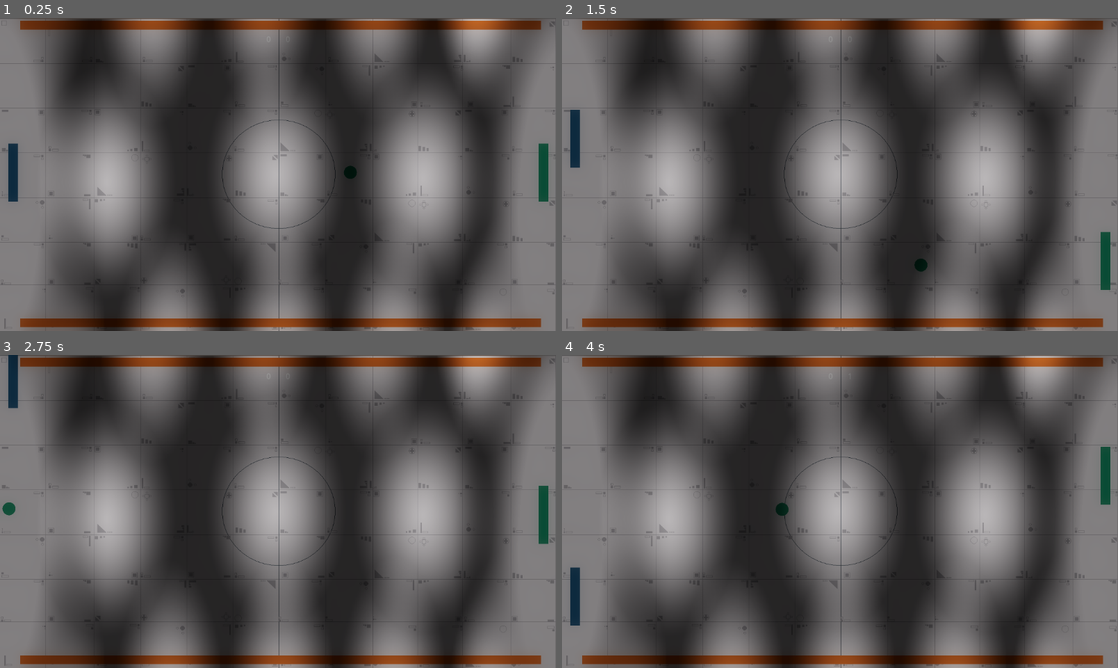
Above: before the commit, frames 1-4 (two rows, left to right).
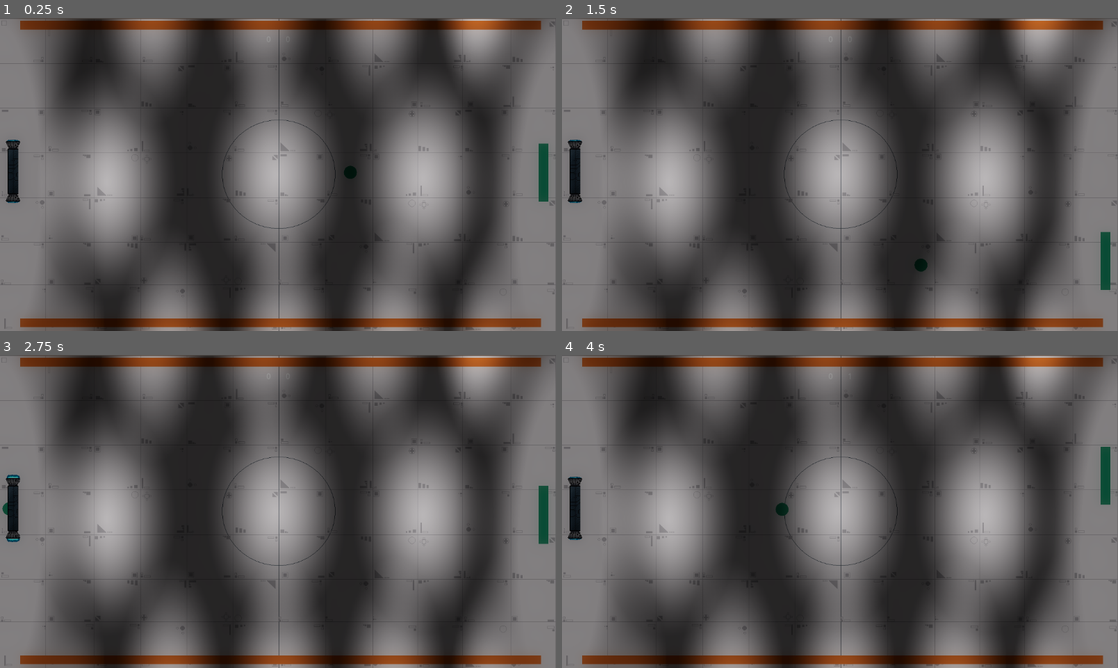
Above: after the commit, the same moments.

Repository: PestoxGames/pong_clone
Game: Godot game, scene res://Scenes/Level/main.tscn
Same seed, same stepped clock (60 frames per second), same inputs: the game is played once before the commit and once after it.
Inputs:
- Up to frame 1 (0.25 s): no input
- Up to frame 2 (1.5 s): hold W (up) 0.53-1.28 s; hold S (down) from 1.28 s (still down)
- Up to frame 3 (2.75 s): release S (down) at 2.03 s; hold W (up) from 2.03 s (still down)
- Up to frame 4 (4 s): release W (up) at 3.53 s; hold S (down) from 3.53 s (still down)

The runs differ from the first frame. In frame 1, 0.4% of the frame differs, in the area x 1-4%, y 38-60%; in frame 2, 0.6%; in frame 3, 0.7%, in the area x 1-4%, y 0-60%; in frame 4, 0.7%.
Error after the commit: Parse Error: Expected indented block after "if" block. (res://Scenes/Paddle/paddle.gd:24)

Commit message:
Add animated sprite to Paddle scene

Diff:
--- a/Scenes/Paddle/paddle.gd
+++ b/Scenes/Paddle/paddle.gd
@@ -1,9 +1,12 @@
 extends CharacterBody2D
+
+@onready var animated_sprite_2d = $AnimatedSprite2D
 
 @export var speed = 1000
 
 var sprite_comp = 20
 var screen_size
+
 
 func _ready():
 	screen_size = get_viewport_rect().size
@@ -18,8 +21,14 @@
 	if Input.is_action_pressed("down"):
 		velocity.y += 1
 
+	if velocity.y > 0:
+	animated_sprite_2d.play("move_down")
+	if velocity.y < 0:
+	animated_sprite_2d.play("move_up")
+	if velocity.y == 0:
+	animated_sprite_2d.play("idle")
+
 	if velocity.length() > 0:
-		print(screen_size)
 		var _clamp_max = Vector2(screen_size.x, screen_size.y - 50)
 		velocity = velocity * speed
 		position += velocity * delta
--- a/Scenes/Paddle/paddle.tscn
+++ b/Scenes/Paddle/paddle.tscn
@@ -1,16 +1,116 @@
-[gd_scene load_steps=4 format=3 uid="uid://bt5kob35y02n"]
+[gd_scene load_steps=16 format=3 uid="uid://bt5kob35y02n"]
 
-[ext_resource type="Texture2D" uid="uid://bp3j1wiwetlqm" path="res://Assets/Paddle.png" id="1_e63yf"]
 [ext_resource type="Script" path="res://Scenes/Paddle/paddle.gd" id="1_mr7qi"]
+[ext_resource type="Texture2D" uid="uid://buh4q61lyi732" path="res://Assets/paddle_wip.png" id="2_6e3fy"]
 
-[sub_resource type="RectangleShape2D" id="RectangleShape2D_wg6u5"]
-size = Vector2(20, 120)
+[sub_resource type="AtlasTexture" id="AtlasTexture_c281j"]
+atlas = ExtResource("2_6e3fy")
+region = Rect2(0, 0, 47, 225)
+
+[sub_resource type="AtlasTexture" id="AtlasTexture_eqarn"]
+atlas = ExtResource("2_6e3fy")
+region = Rect2(47, 0, 47, 225)
+
+[sub_resource type="AtlasTexture" id="AtlasTexture_oeiu7"]
+atlas = ExtResource("2_6e3fy")
+region = Rect2(0, 450, 47, 225)
+
+[sub_resource type="AtlasTexture" id="AtlasTexture_b1r8a"]
+atlas = ExtResource("2_6e3fy")
+region = Rect2(47, 450, 47, 225)
+
+[sub_resource type="AtlasTexture" id="AtlasTexture_bte1c"]
+atlas = ExtResource("2_6e3fy")
+region = Rect2(94, 450, 47, 225)
+
+[sub_resource type="AtlasTexture" id="AtlasTexture_likh6"]
+atlas = ExtResource("2_6e3fy")
+region = Rect2(141, 450, 47, 225)
+
+[sub_resource type="AtlasTexture" id="AtlasTexture_26hdu"]
+atlas = ExtResource("2_6e3fy")
+region = Rect2(188, 450, 47, 225)
+
+[sub_resource type="AtlasTexture" id="AtlasTexture_0cot4"]
+atlas = ExtResource("2_6e3fy")
+region = Rect2(0, 225, 47, 225)
+
+[sub_resource type="AtlasTexture" id="AtlasTexture_5rvni"]
+atlas = ExtResource("2_6e3fy")
+region = Rect2(47, 225, 47, 225)
+
+[sub_resource type="AtlasTexture" id="AtlasTexture_bkndw"]
+atlas = ExtResource("2_6e3fy")
+region = Rect2(94, 225, 47, 225)
+
+[sub_resource type="AtlasTexture" id="AtlasTexture_grqe8"]
+atlas = ExtResource("2_6e3fy")
+region = Rect2(141, 225, 47, 225)
+
+[sub_resource type="AtlasTexture" id="AtlasTexture_mq4lw"]
+atlas = ExtResource("2_6e3fy")
+region = Rect2(188, 225, 47, 225)
+
+[sub_resource type="SpriteFrames" id="SpriteFrames_er2on"]
+animations = [{
+"frames": [{
+"duration": 1.0,
+"texture": SubResource("AtlasTexture_c281j")
+}, {
+"duration": 1.0,
+"texture": SubResource("AtlasTexture_eqarn")
+}],
+"loop": true,
+"name": &"idle",
+"speed": 7.0
+}, {
+"frames": [{
+"duration": 1.0,
+"texture": SubResource("AtlasTexture_oeiu7")
+}, {
+"duration": 1.0,
+"texture": SubResource("AtlasTexture_b1r8a")
+}, {
+"duration": 1.0,
+"texture": SubResource("AtlasTexture_bte1c")
+}, {
+"duration": 1.0,
+"texture": SubResource("AtlasTexture_likh6")
+}, {
+"duration": 1.0,
+"texture": SubResource("AtlasTexture_26hdu")
+}],
+"loop": true,
+"name": &"move_down",
+"speed": 15.0
+}, {
+"frames": [{
+"duration": 1.0,
+"texture": SubResource("AtlasTexture_0cot4")
+}, {
+"duration": 1.0,
+"texture": SubResource("AtlasTexture_5rvni")
+}, {
+"duration": 1.0,
+"texture": SubResource("AtlasTexture_bkndw")
+}, {
+"duration": 1.0,
+"texture": SubResource("AtlasTexture_grqe8")
+}, {
+"duration": 1.0,
+"texture": SubResource("AtlasTexture_mq4lw")
+}],
+"loop": true,
+"name": &"move_up",
+"speed": 15.0
+}]
 
 [node name="Paddle" type="CharacterBody2D"]
 script = ExtResource("1_mr7qi")
 
-[node name="Sprite2D" type="Sprite2D" parent="."]
-texture = ExtResource("1_e63yf")
-
-[node name="CollisionShape2D" type="CollisionShape2D" parent="."]
-shape = SubResource("RectangleShape2D_wg6u5")
+[node name="AnimatedSprite2D" type="AnimatedSprite2D" parent="."]
+texture_filter = 1
+sprite_frames = SubResource("SpriteFrames_er2on")
+animation = &"idle"
+autoplay = "idle"
+frame_progress = 0.47713
